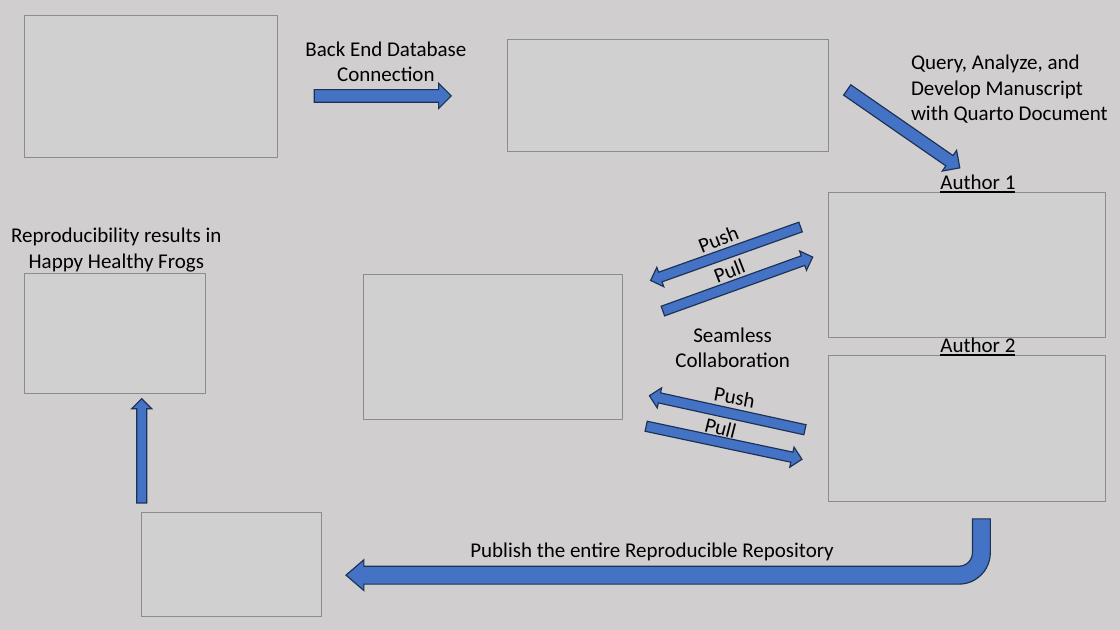
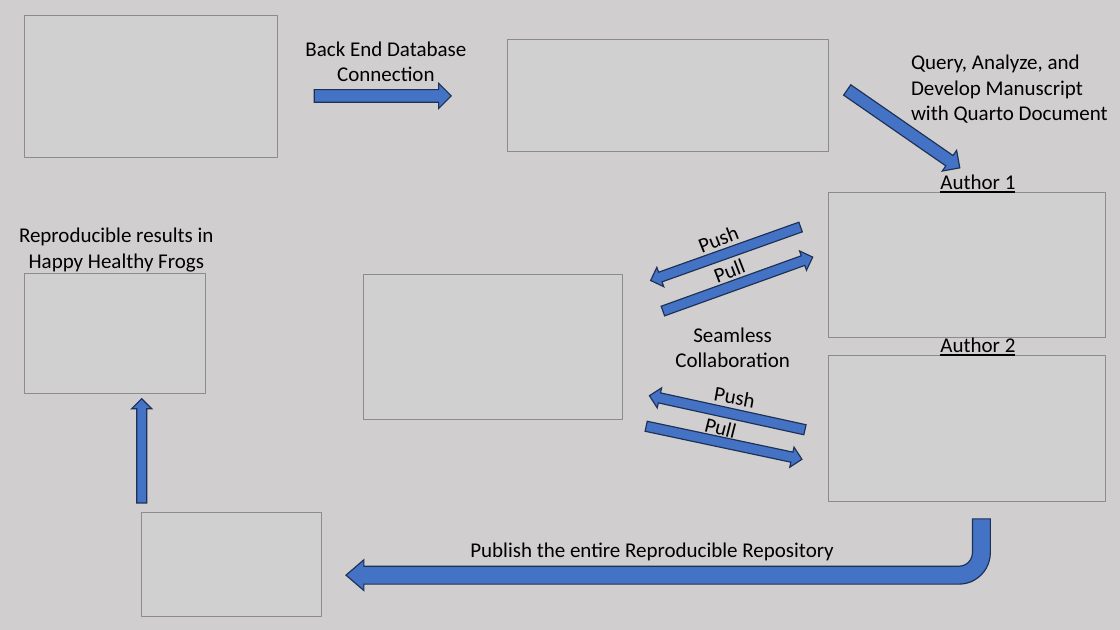
Before and after one commit to Jake-Eisaguirre/OpenScience_NSFPresentation, a slide deck: slide 1 of repro_pipeline/reproducible_pipeline.pptx. Drawn at 1120x630 pixels with LibreOffice and Linux fonts; fonts in the diff are those of the drawing; grey boxes stand for pictures. Boxes give left, top, right and bottom in pixels: in the first picture for what was removed or moved away, otherwise in the second. Text is boxed around its words. In the diff, an @@ line names an element or a change of style, - is before the commit and + after.

```diff
--- a/repro_pipeline/reproducible_pipeline.pptx
+++ b/repro_pipeline/reproducible_pipeline.pptx
@@ text at (19, 227, 214, 274): text changed @@
-Reproducibility results in Happy Healthy Frogs
+Reproducible results in Happy Healthy Frogs
```
Also in this commit, not shown: 3 other files.
